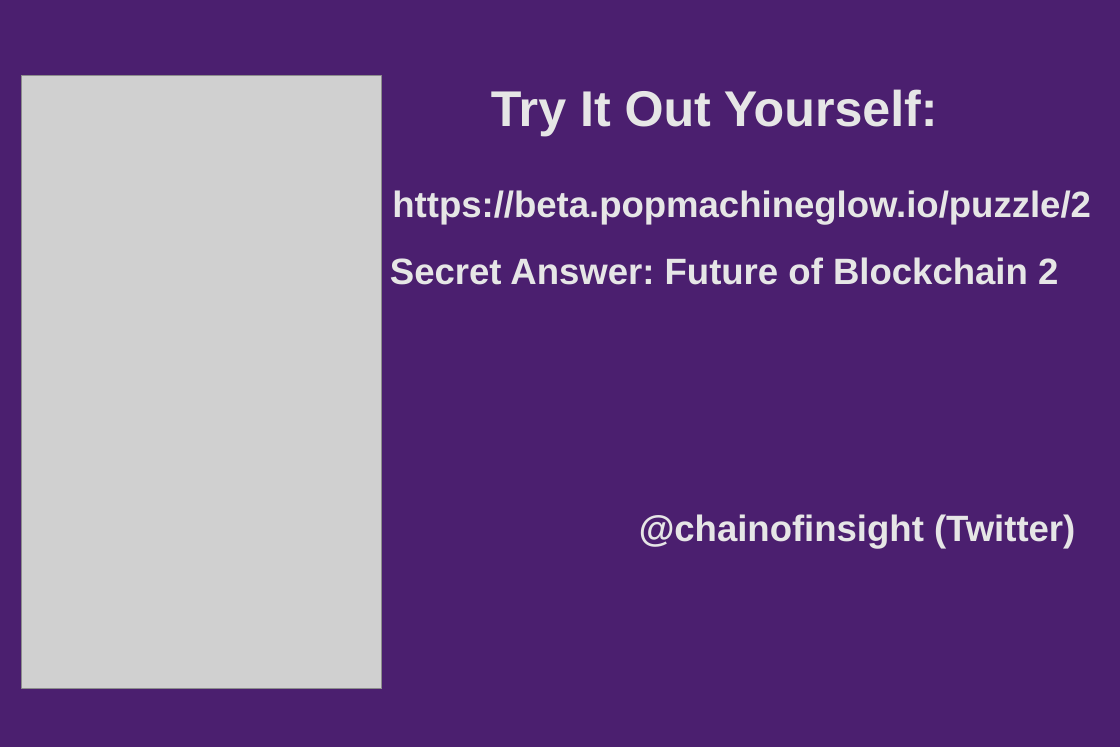
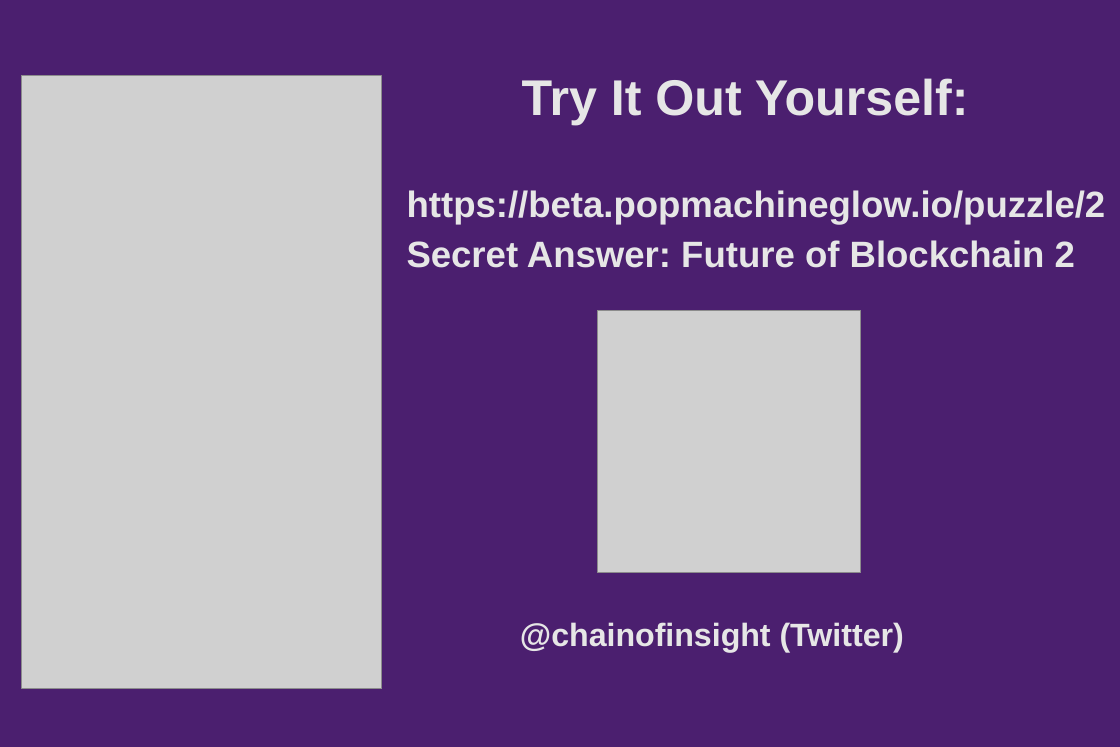
Before and after one commit to Chain-of-Insight/pop-machine-glow, a slide deck: slide 8 of Documentation/presentation/pitchdeck/slides.odp. Drawn at 1120x747 pixels with LibreOffice and Linux fonts; fonts in the diff are those of the drawing; grey boxes stand for pictures; background and template pictures are left out. Boxes give left, top, right and bottom in pixels: in the first picture for what was removed or moved away, otherwise in the second. Text is boxed around its words. In the diff, an @@ line names an element or a change of style, - is before the commit and + after.

Commit message:
crop qr code and add to final slide (links to public puzzle 2)

```diff
--- a/Documentation/presentation/pitchdeck/slides.odp
+++ b/Documentation/presentation/pitchdeck/slides.odp
@@ title "Try It Out Yourself:" moved from (x1=491, y1=89, x2=938, y2=136) to (x1=522, y1=78, x2=969, y2=125) @@
@@ title "https://beta.popmachineglow.io/puzzle/2" moved from (x1=392, y1=190, x2=1091, y2=225) to (x1=407, y1=190, x2=1106, y2=225) @@
@@ title "Secret Answer: Future of Blockchain ..." moved from (x1=390, y1=257, x2=1058, y2=285) to (x1=407, y1=240, x2=1075, y2=268) @@
@@ picture added at (x1=597, y1=310, x2=861, y2=572) @@
@@ title "@chainofinsight (Twitter)" moved from (x1=639, y1=514, x2=1075, y2=548) to (x1=520, y1=622, x2=904, y2=652) @@
@@ title "@chainofinsight (Twitter)" at (x1=520, y1=622, x2=904, y2=652): size 25 to 22 pt @@
```
Also in this commit, not shown: 1 other file.
